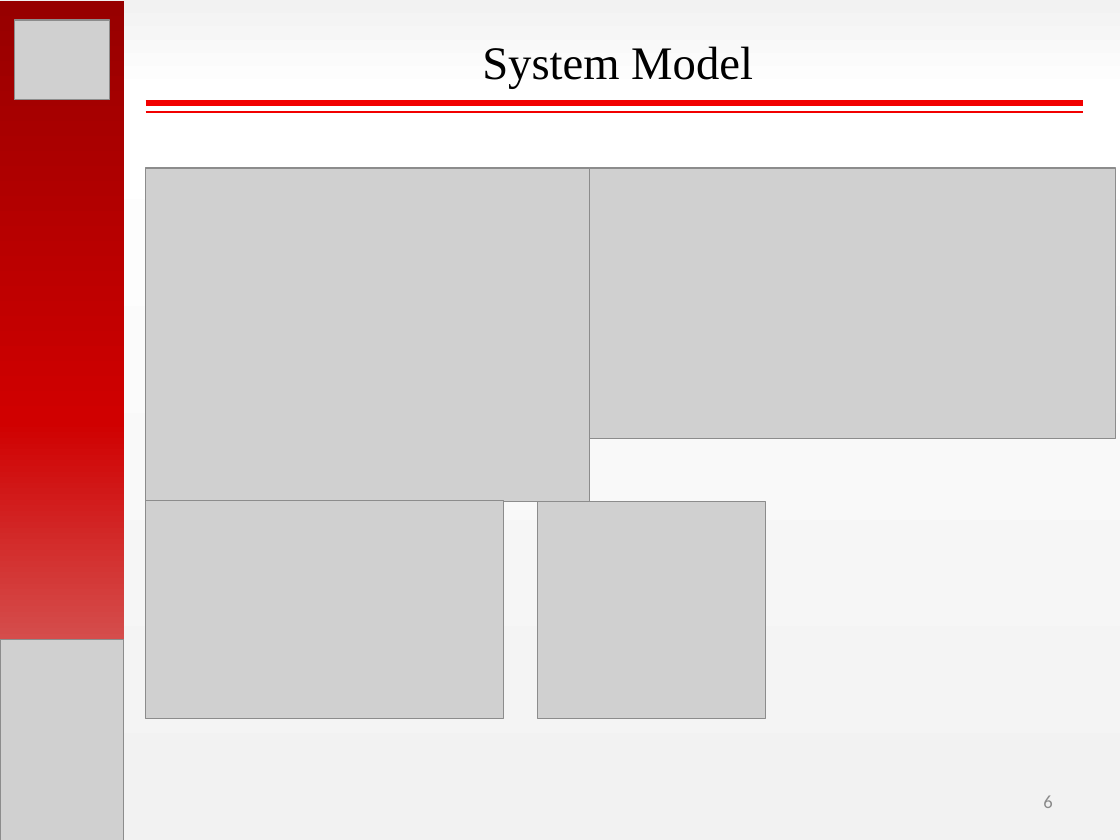
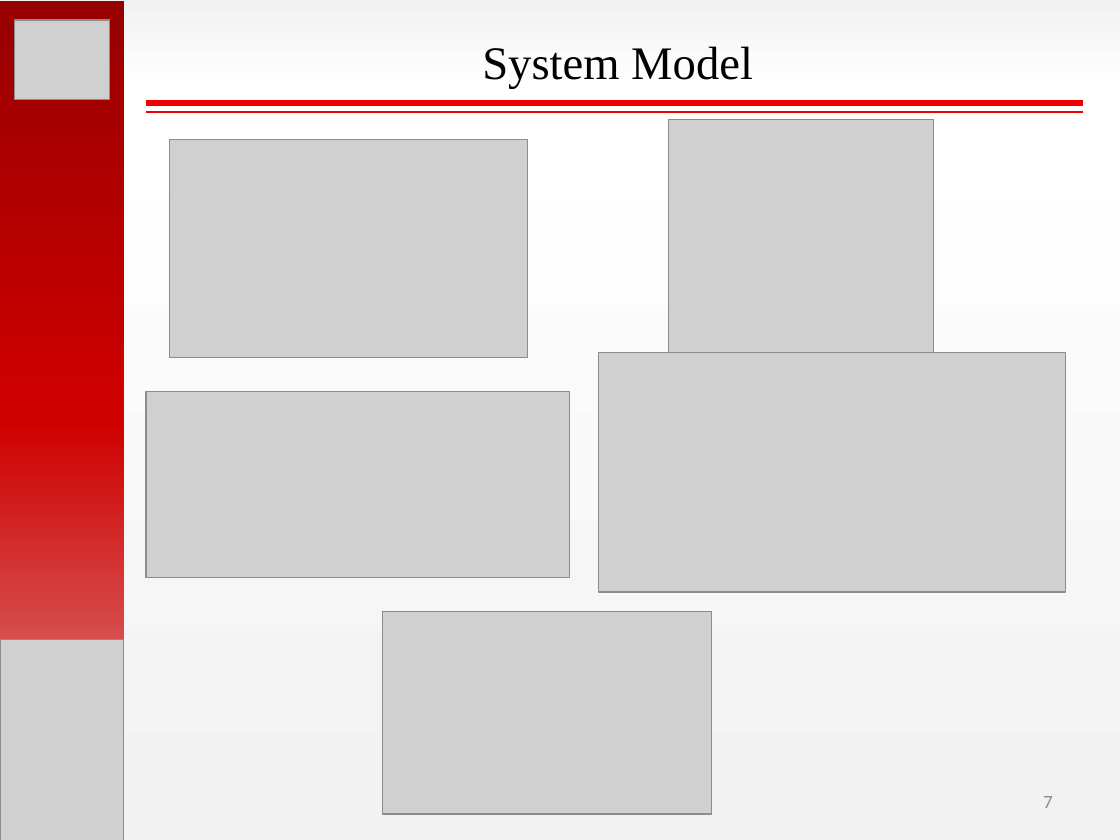
Before and after one commit to hakanpolat/IMMD, a slide deck: slide 7 of Paper/PEMD 2018/Presentation/PEMD2018_OralPres_Mesut_Uğur.pptx (slide 6 before the commit). Drawn at 1120x840 pixels with LibreOffice and Linux fonts; fonts in the diff are those of the drawing; grey boxes stand for pictures. Boxes give left, top, right and bottom in pixels: in the first picture for what was removed or moved away, otherwise in the second. Text is boxed around its words. In the diff, an @@ line names an element or a change of style, - is before the commit and + after.

```diff
--- a/Paper/PEMD 2018/Presentation/PEMD2018_OralPres_Mesut_Uğur.pptx
+++ b/Paper/PEMD 2018/Presentation/PEMD2018_OralPres_Mesut_Uğur.pptx
@@ picture moved from (x1=146, y1=501, x2=503, y2=719) to (x1=170, y1=139, x2=528, y2=357) @@
@@ picture resized from (x1=538, y1=502, x2=766, y2=719) to (x1=669, y1=120, x2=933, y2=372) @@
@@ picture removed at (x1=146, y1=168, x2=589, y2=502) @@
@@ picture removed at (x1=589, y1=168, x2=1114, y2=439) @@
@@ picture added at (x1=598, y1=353, x2=1065, y2=592) @@
@@ picture added at (x1=146, y1=392, x2=569, y2=577) @@
@@ picture added at (x1=383, y1=612, x2=711, y2=814) @@
@@ page number at (x1=1043, y1=796, x2=1052, y2=808): text changed @@
-6
+7
```
Also in this commit, not shown: 6 other slides changed, 2 slides added.
